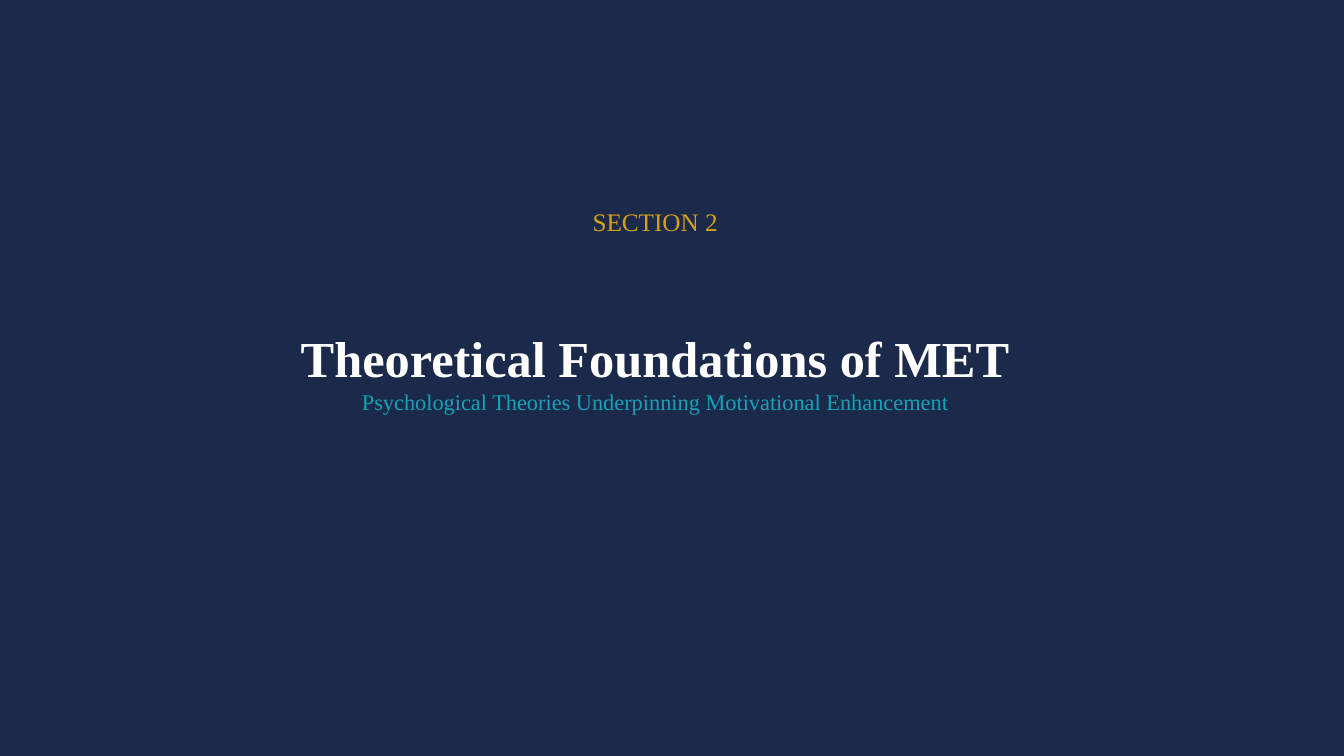
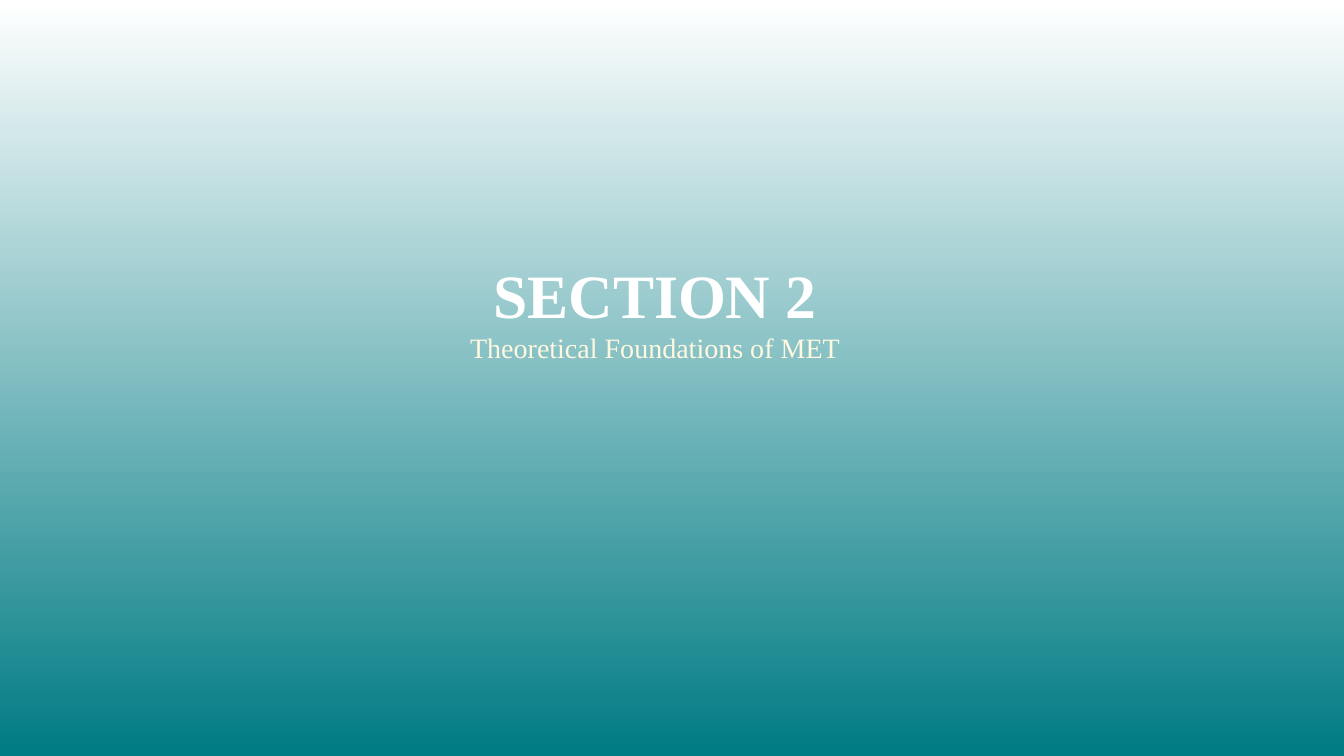
Before and after one commit to tejasdangodra786-byte/Dango-kiro, a slide deck: slide 8 of MET_Comprehensive_Presentation.pptx. Drawn at 1344x756 pixels with LibreOffice and Linux fonts; fonts in the diff are those of the drawing. Boxes give left, top, right and bottom in pixels: in the first picture for what was removed or moved away, otherwise in the second. Text is boxed around its words. In the diff, an @@ line names an element or a change of style, - is before the commit and + after.

Commit message:
MET Presentation v4: Book-based rebuild with 62 slides
- Content primarily based on MET Manual (NIAAA Project MATCH) and NIMHANS Substance Use Disorders book
- Detailed Transtheoretical Model explanation (all 6 stages)
- Self-Efficacy and Cognitive Dissonance theory sections
- FRAMES, OARS, DARES explained with clinical examples
- Session-by-session guide (4 sessions) with HOW TO do the therapy
- Clinical dialogues from the manual
- Handling resistance strategies with examples
- Case conceptualization (anonymized) with session-wise plan
- 6 printable worksheets (Change Plan, Decisional Balance, Rulers, Diary, RP Plan, Values)
- Research effectiveness section: Project MATCH, UKATT, meta-analyses, Indian research
- Colorful visual design with multiple colors, visual boxes, gradient backgrounds
- Times New Roman font, titles 36pt, content 14pt
- References on every slide
- Therapist traps to avoid section

```diff
--- a/MET_Comprehensive_Presentation.pptx
+++ b/MET_Comprehensive_Presentation.pptx
@@ rectangle at [0, 0, 1344, 756]: fill #1B2A4A to gradient #007B83 to #FFFFFF @@
@@ text "SECTION 2": place and size @@
-text "SECTION 2" at [593, 214, 718, 232]
+text "SECTION 2" at [470, 277, 840, 358]
@@ text at [493, 277, 817, 319]: size 18 to 44 pt, text colour #D4A01C to #FFFFFF, bold on in "SECTION 2" @@
@@ text removed at [301, 341, 1009, 415] @@
-Theoretical Foundations of MET
-Psychological Theories Underpinning Motivational Enhancement
@@ text at [470, 338, 840, 358]: paragraph added @@
+Theoretical Foundations of MET
```
Also in this commit, not shown: 3 other slides changed, 58 slides added, 147 slides removed, 1 other file.
